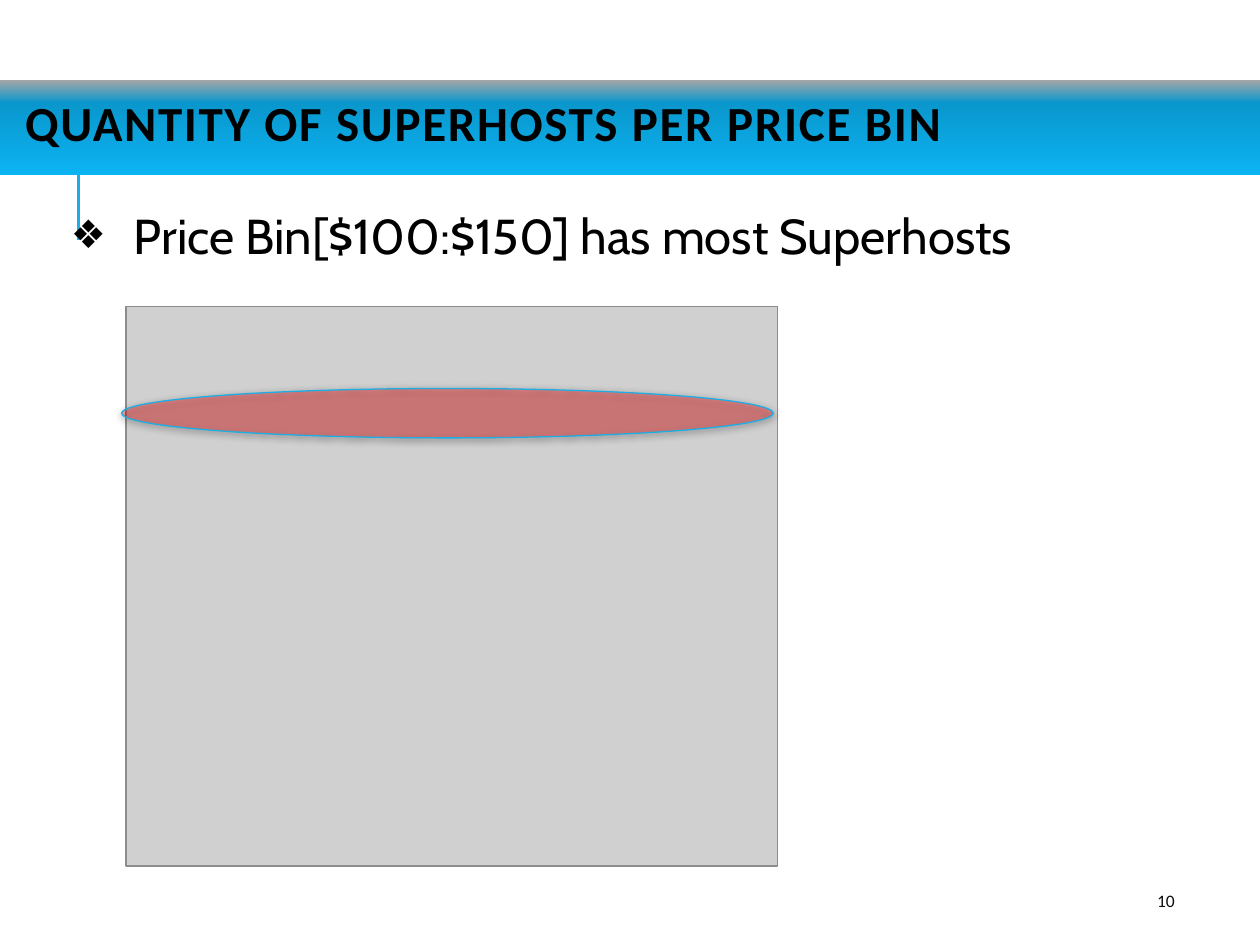
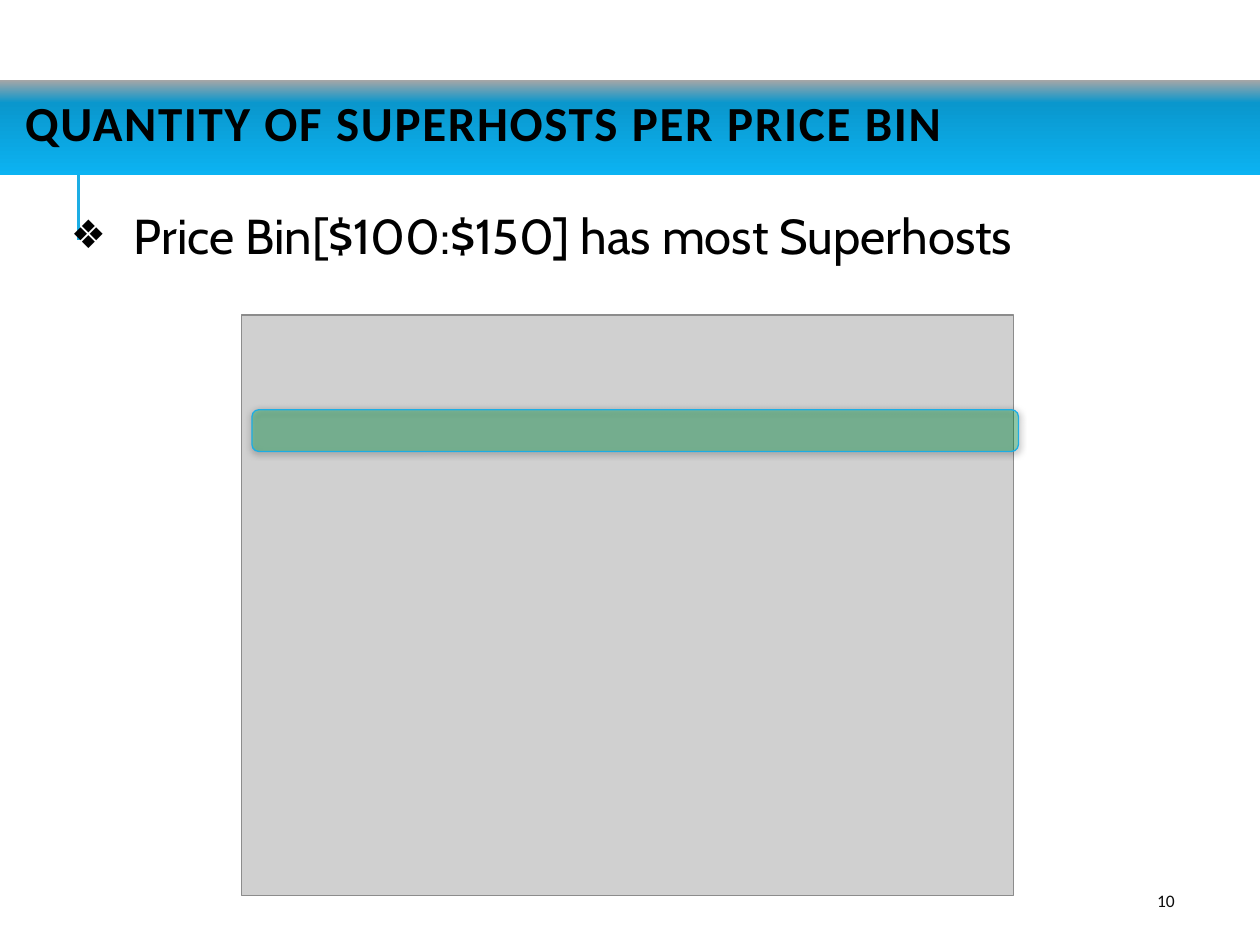
Before and after one commit to jaminiowa/Group-1-Project, a slide deck: slide 10 of Group1 Project - AirBnb Analysis.pptx. Drawn at 1260x945 pixels with LibreOffice and Linux fonts; fonts in the diff are those of the drawing; grey boxes stand for pictures. Boxes give left, top, right and bottom in pixels: in the first picture for what was removed or moved away, otherwise in the second. Text is boxed around its words. In the diff, an @@ line names an element or a change of style, - is before the commit and + after.

```diff
--- a/Group1 Project - AirBnb Analysis.pptx
+++ b/Group1 Project - AirBnb Analysis.pptx
@@ picture: place and size @@
-picture at [126,306,777,866]
+picture at [242,315,1013,896]
@@ ellipse removed at [122,388,774,437] @@
@@ rounded rectangle added at [252,410,1018,451], fill #00B050 at 33% opacity, outline #1CADE4 0.75 pt @@
```
Also in this commit, not shown: 18 other slides changed, 2 slides added, 1 slide removed.
